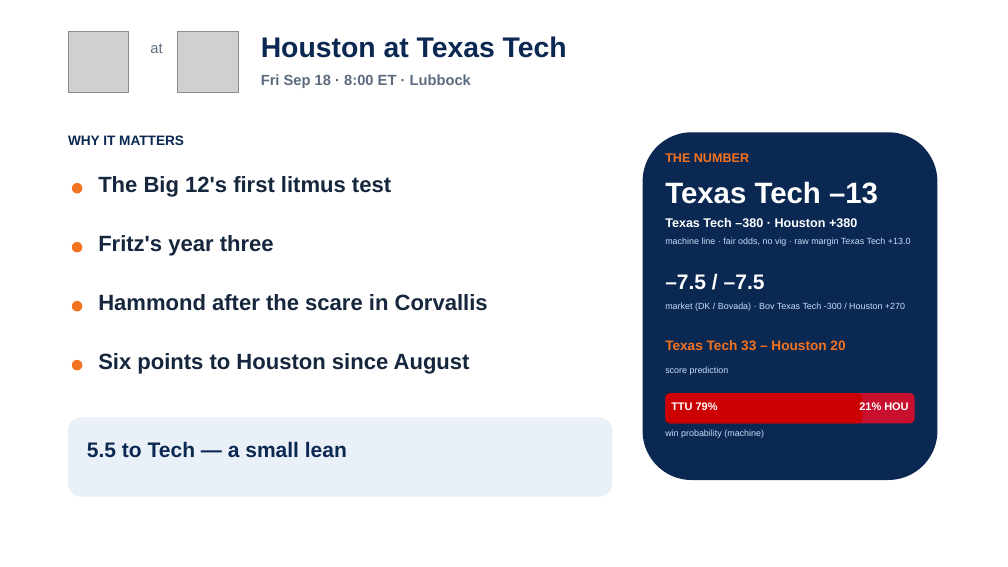
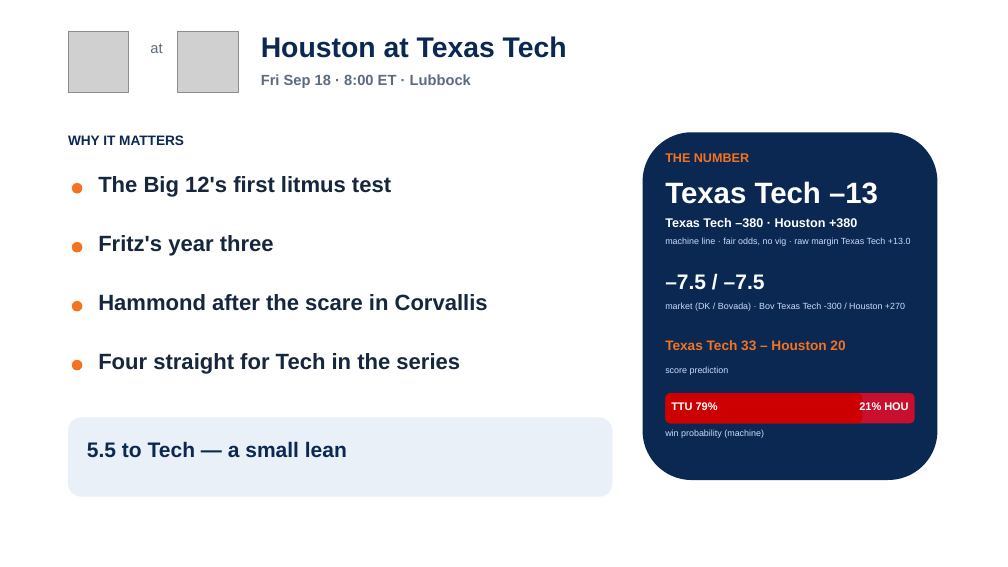
Before and after one commit to lucasalvarezflorida-lab/ncaa-fbs-analytics, a slide deck: slide 6 of decks/2026_Week3_Episode4.pptx. Drawn at 1008x567 pixels with LibreOffice and Linux fonts; fonts in the diff are those of the drawing; grey boxes stand for pictures. Boxes give left, top, right and bottom in pixels: in the first picture for what was removed or moved away, otherwise in the second. Text is boxed around its words. In the diff, an @@ line names an element or a change of style, - is before the commit and + after.

```diff
--- a/decks/2026_Week3_Episode4.pptx
+++ b/decks/2026_Week3_Episode4.pptx
@@ text at (98, 353, 460, 374): text changed @@
-Six points to Houston since August
+Four straight for Tech in the series
```
Also in this commit, not shown: 2 other files.
